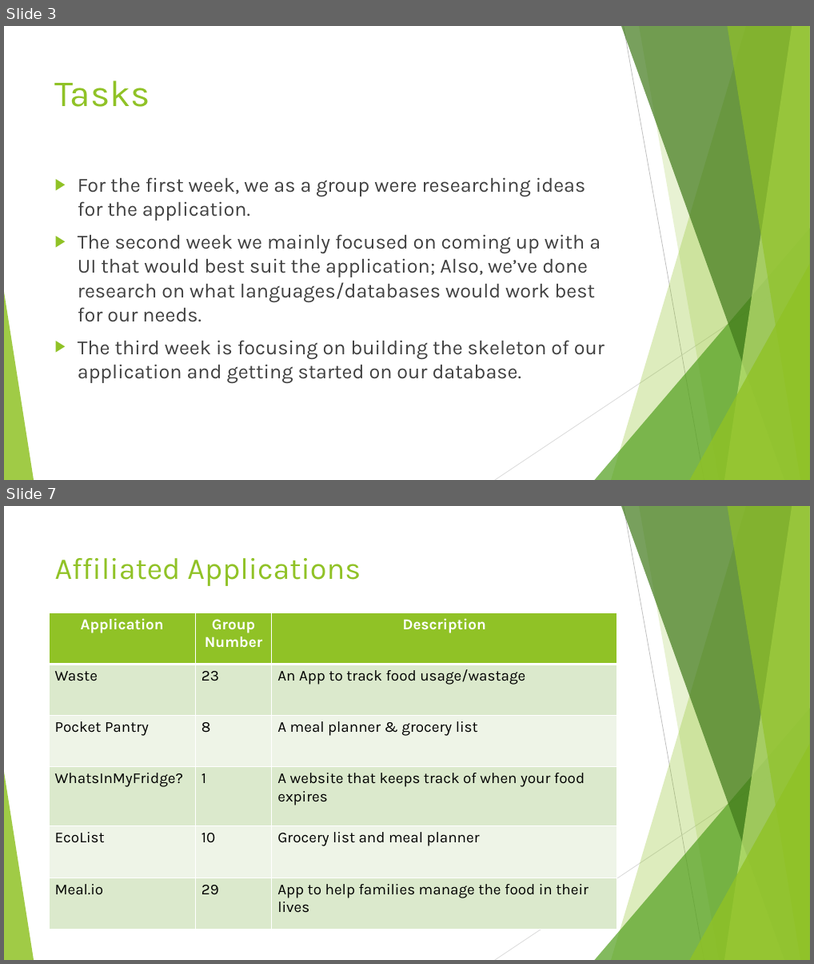
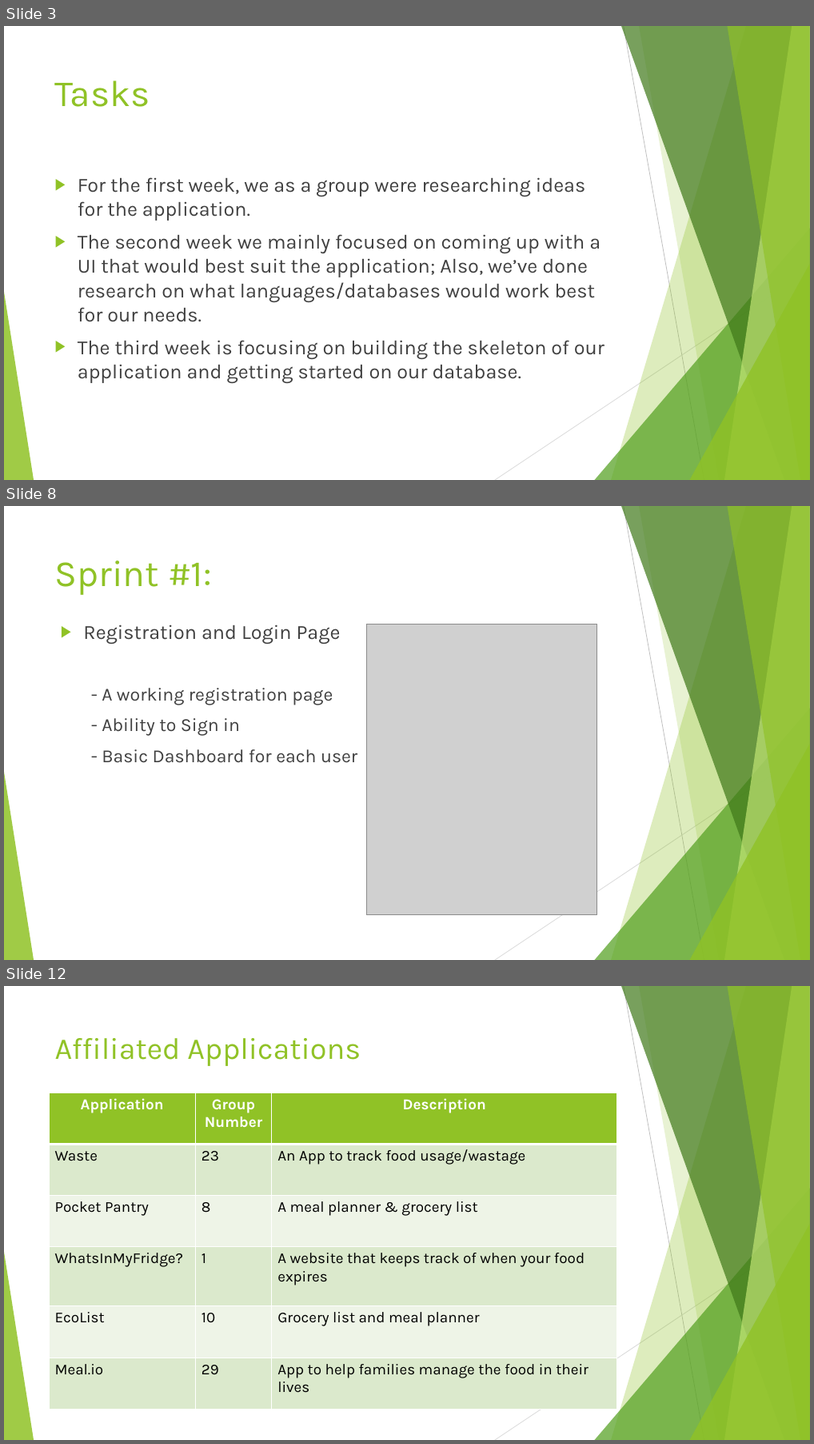
Before and after one commit to AustinBCIT/MVF, a slide deck: Monday May 8th Presentation.pptx. Shown one above the other, each under a label of ours: slides 3 and 7 before the commit, slides 3, 8 and 12 after it; the slides between them are not shown. The pictures are 814x964 and 814x1444 pixels, drawn with LibreOffice and Linux fonts; fonts in the diff are those of the drawing; grey boxes stand for pictures. Boxes give left, top, right and bottom in pixels: in the first picture for what was removed or moved away, otherwise in the second. Text is boxed around its words. In the diff, an @@ line names an element or a change of style, - is before the commit and + after.

```diff
--- a/Monday May 8th Presentation.pptx
+++ b/Monday May 8th Presentation.pptx
@@ slide 8 added at (4,506,810,960), background #FFFFFF; not listed: 10 template elements that a slide beside it also shows @@
@@ title added at (55,560,212,595), 44 pt, text #90C226 @@
+Sprint #1:
@@ text added at (83,624,358,763), 22 pt, text #404040 @@
+▶ Registration and Login Page
+- A working registration page
+- Ability to Sign in
+- Basic Dashboard for each user
@@ picture added at (366,624,598,915) @@
@@ what was slide 7 is now slide 12 @@
```
Also in this commit, not shown: 4 slides changed, 4 other slides added.
